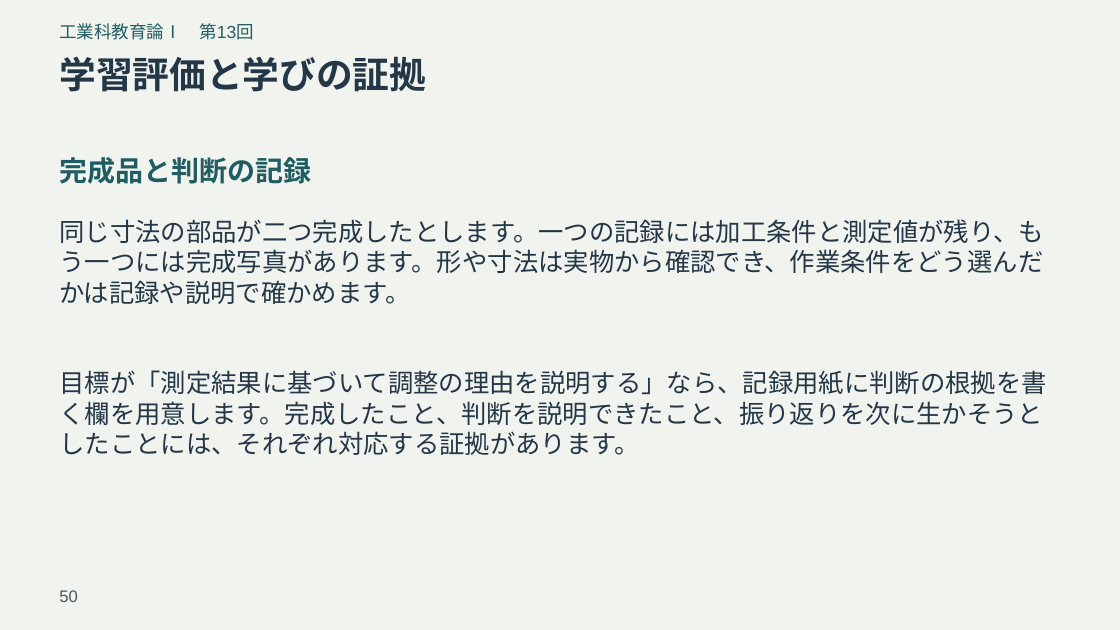
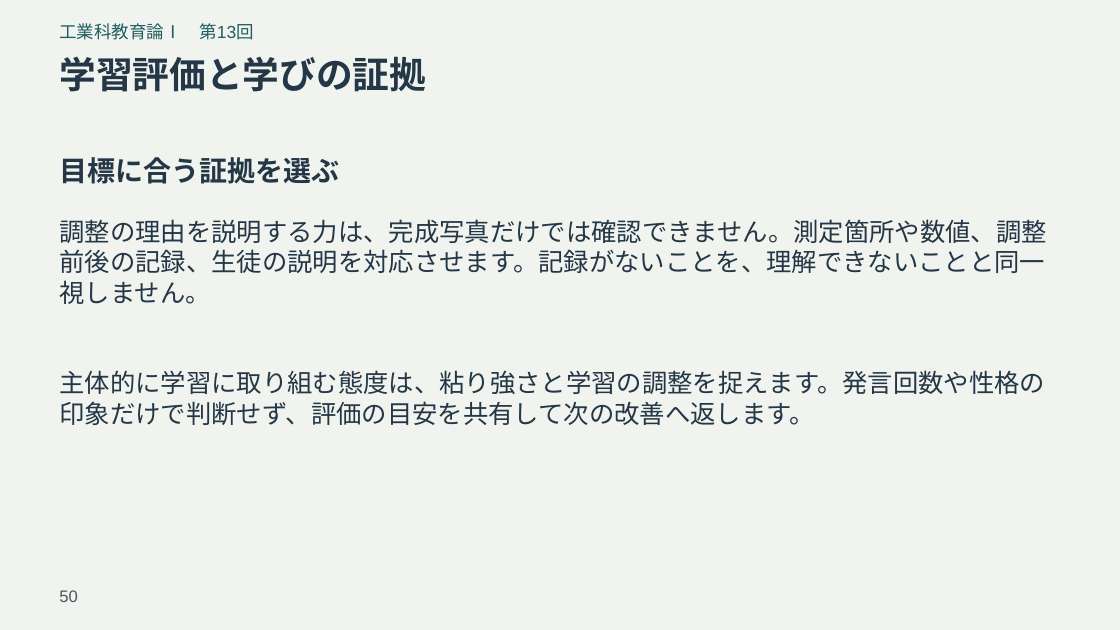
Before and after one commit to zooc-14calbp/industrial-education-i, a slide deck: slide 50 of reorganized/20261105/expanded/slides.pptx. Drawn at 1120x630 pixels with LibreOffice and Linux fonts; fonts in the diff are those of the drawing. Boxes give left, top, right and bottom in pixels: in the first picture for what was removed or moved away, otherwise in the second. Text is boxed around its words. In the diff, an @@ line names an element or a change of style, - is before the commit and + after.

```diff
--- a/reorganized/20261105/expanded/slides.pptx
+++ b/reorganized/20261105/expanded/slides.pptx
@@ text at <box>59,157,339,184</box>: text changed; text colour #205D62 to #243746 @@
-完成品と判断の記録
+目標に合う証拠を選ぶ
@@ text at <box>59,219,1046,304</box>: text changed @@
-同じ寸法の部品が二つ完成したとします。一つの記録には加工条件と測定値が残り、もう一つには完成写真があります。形や寸法は実物から確認でき、作業条件をどう選んだかは記録や説明で確かめます。
+調整の理由を説明する力は、完成写真だけでは確認できません。測定箇所や数値、調整前後の記録、生徒の説明を対応させます。記録がないことを、理解できないことと同一視しません。
@@ text at <box>59,370,1045,425</box>: text changed @@
-目標が「測定結果に基づいて調整の理由を説明する」なら、記録用紙に判断の根拠を書く欄を用意します。完成したこと、判断を説明できたこと、振り返りを次に生かそうとしたことには、それぞれ対応する証拠があります。
+主体的に学習に取り組む態度は、粘り強さと学習の調整を捉えます。発言回数や性格の印象だけで判断せず、評価の目安を共有して次の改善へ返します。
```
Also in this commit, not shown: 47 other slides changed, 10 other files.
